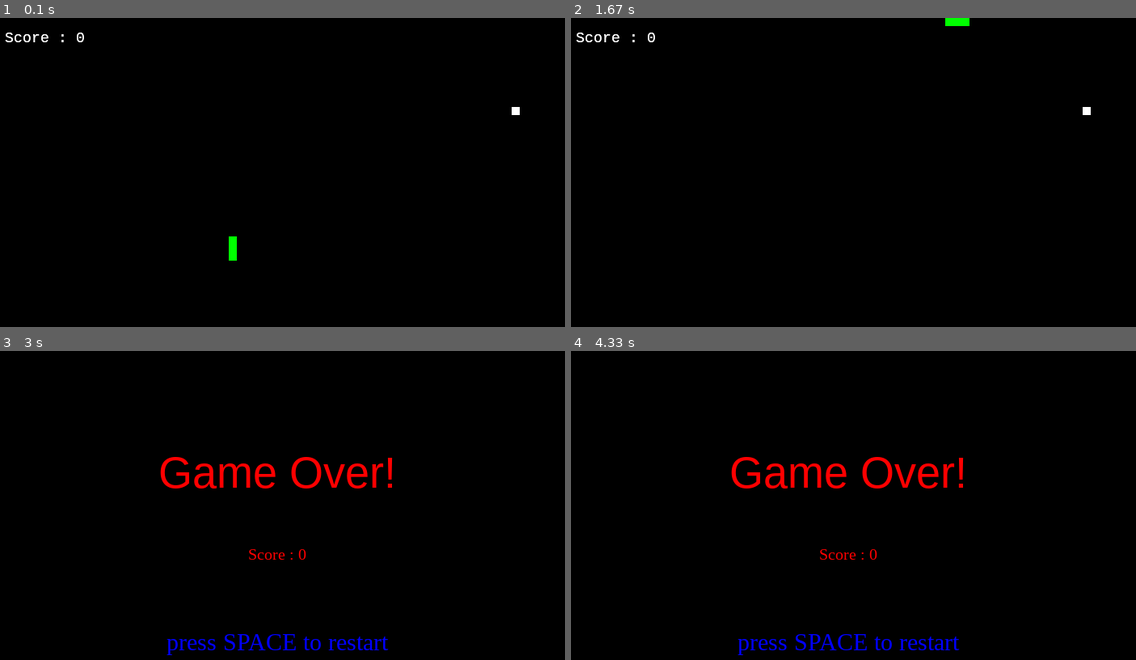
Above: before the commit, frames 1-4 (two rows, left to right).
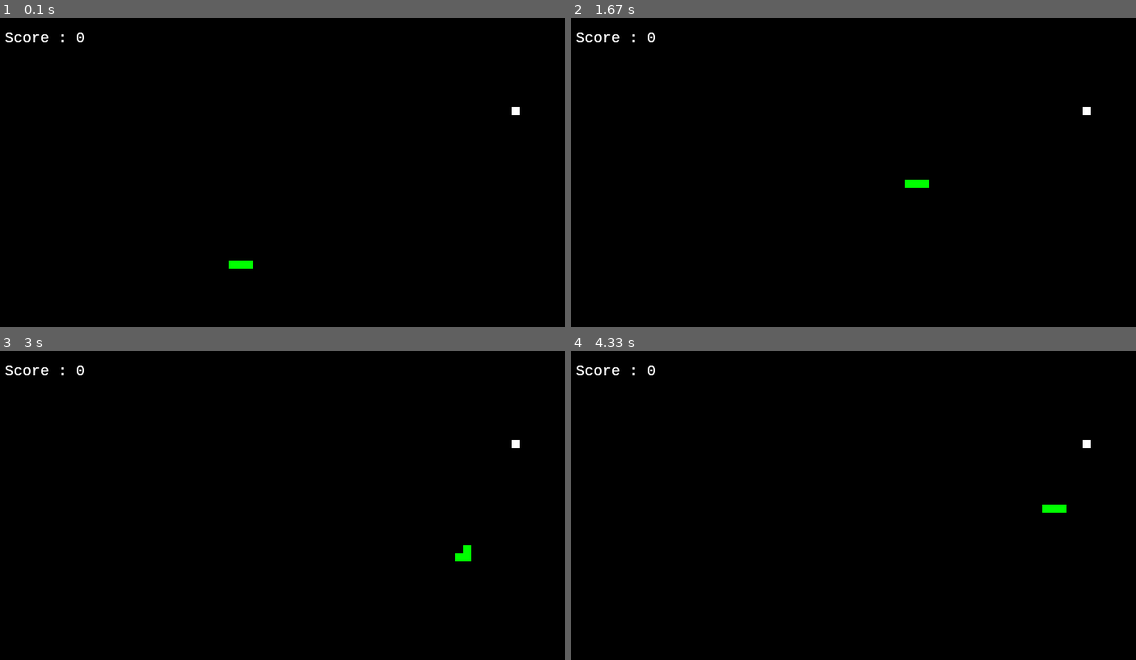
Above: after the commit, the same moments.

Repository: wujoe0415/pygame
Game: pygame game, started from snake_real.py
Two runs of this game, one before a commit and one after it. Both use one fixed random seed, a clock stepped at 60 frames per second and the inputs below.
Inputs:
- Up to frame 1 (0.1 s): no input
- Up to frame 2 (1.67 s): tap W at 0.33 s; hold Right 0.67-1.13 s; hold Up 1.17-1.47 s; hold Right from 1.5 s (still down)
- Up to frame 3 (3 s): release Right at 1.97 s; hold Left 2-2.53 s; hold Down 2.57-2.87 s; hold Left from 2.9 s (still down)
- Up to frame 4 (4.33 s): release Left at 3.3 s; hold Up 3.33-3.7 s; hold Right from 3.73 s (still down)

The runs differ from the first frame. In frame 1, 0.2% of the frame differs, in the area x 40-45%, y 70-82%; in frame 2, 0.2%; in frame 3, 2.5%, in the area x 0-92%, y 4-99%; in frame 4, 2.5%.

Commit message:
Update snake_real.py
add speed function

Diff:
--- a/snake_real.py
+++ b/snake_real.py
@@ -1,5 +1,4 @@
 import pygame, sys, time, random
-
 
 #初始設定(全域變數)
 
@@ -22,8 +21,9 @@
 # 蛇
 snake_pos = [300, 300]
 snake_body = [[300, 300], [290, 300], [280, 300]]
-direction = 'UP'
+direction = 'RIGHT'
 change_to = direction
+speed = 15
 
 # 吃的點點
 food_pos = [random.randrange(1, (frame_size_x//10)) * 10, random.randrange(1, (frame_size_y//10)) * 10]
@@ -31,11 +31,20 @@
 
 # 偵數控制
 fps_controller = pygame.time.Clock()
-
-
-
+flag = 0
+
+
+# 加速
+def accelerate():
+    global score
+    global speed
+    global flag
+    if speed <= 27 and flag == 1 :
+        speed += 1
+        flag = 0
 # 顯示分數
 def show_Score(choice, color, font, size):
+
         global score
         score_font = pygame.font.SysFont(font, size)
         score_surface = score_font.render('Score : ' + str(score), True, color)
@@ -72,7 +81,6 @@
             for event in pygame.event.get():
 
                 if event.type == pygame.QUIT:
-                    running = False
                     time.sleep(1) # 停留一秒
                     pygame.quit()
 
@@ -84,12 +92,13 @@
                         global snake_body
                         global direction
                         global change_to
+                        global speed
+                        speed = 15
                         score = 0
                         snake_pos = [300, 300]
                         snake_body = [[300, 300], [290, 300], [280, 300]]
                         direction = 'UP'
                         change_to = direction
-                        main.running = True
                         time.sleep(1) # 停留一秒
                         pygame.display.update()
                         main()
@@ -102,7 +111,7 @@
         pass
 
     # 確認當前移動方向 與 控制者執行方向 是否相反
-    def make_sure():
+    def make_sure(self):
         global direction
         global change_to
         if change_to == 'UP' and direction != 'DOWN':
@@ -115,18 +124,20 @@
             direction = 'RIGHT'
 
     # 蛇身體增長
-    def growing():
+    def growing(self):
         global snake_body
         global score
         global food_spawn
+        global flag
         snake_body.insert(0, list(snake_pos))
         if snake_pos[0] == food_pos[0] and snake_pos[1] == food_pos[1]:
            score += 1
+           flag = 1
            food_spawn = False
         else:
            snake_body.pop()
     # 移動
-    def moving():
+    def moving(self):
         global direction
         global snack_pos
         if direction == 'UP':
@@ -146,7 +157,7 @@
     def __init__(self):
         pass
     # 更新食物位置
-    def spawing():
+    def spawing(self):
         global food_spawn
         global food_pos
         if not food_spawn:
@@ -159,8 +170,9 @@
     global change_to
     global snake_body
     global snake_pos
-    running = True
-    while running:
+    global flag
+
+    while True:
         game_window.fill(black) # 視窗顏色
 
         for event in pygame.event.get():   # 事件
@@ -171,10 +183,10 @@
             elif event.type == pygame.KEYDOWN: # 其餘按鍵
                 # 按 esc 跳出遊戲
                 if event.key == pygame.K_ESCAPE:
-                   pygame.quit()
-                   exit(0)
-
-                # w s a d 或 ↑ ↓ ← → 移動
+                    pygame.quit()
+                    exit(0)
+
+            # w s a d 或 ↑ ↓ ← → 移動
                 if event.key == pygame.K_UP or event.key == ord('w'):
                     change_to = 'UP'                                    # 先儲存到預計移動方向
                 if event.key == pygame.K_DOWN or event.key == ord('s'):
@@ -184,11 +196,13 @@
                 if event.key == pygame.K_RIGHT or event.key == ord('d'):
                     change_to = 'RIGHT'
 
+        snake = Snake()
+        food = Food()
         # 呼叫函示(確認方向、移動、吃到點伸長、更新點點位置)
-        Snake.make_sure()
-        Snake.moving()
-        Snake.growing()
-        Food.spawing()
+        snake.make_sure()
+        snake.moving()
+        snake.growing()
+        food.spawing()
 
         # 畫出蛇身
         for pos in snake_body:
@@ -217,7 +231,9 @@
         pygame.display.update()
 
         # 偵數( 控制難度用 )
-        fps_controller.tick(30)
+        global speed
+        accelerate()
+        fps_controller.tick(speed)
 
 
 if __name__ == '__main__':
